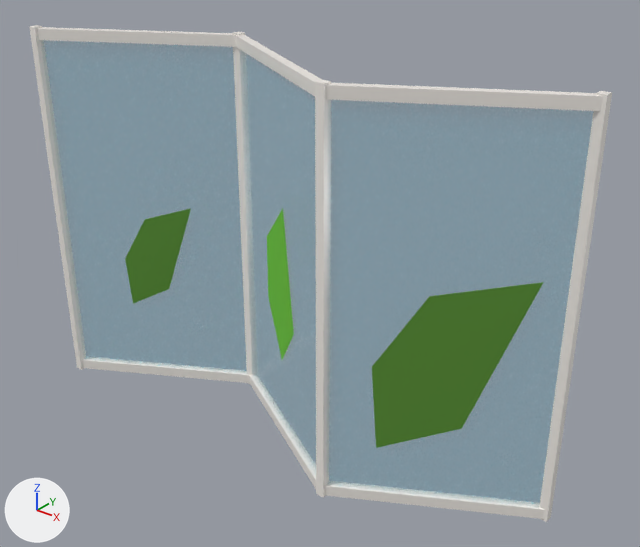
What one commit did to the glTF model assets/environments/frutiger_aero/props/glass_partition.glb.
Both versions are drawn from a 50 mm lens placed at (3.22, -3.65, 3.53), pointed at (0.2, 0.13, 1.19). The axes (+X, +Y, +Z) are drawn at lower left. The lights are the same throughout. The older version comes first. Vertices at exactly the same position are counted once.

The first picture shows 'frutiger_aero_glass_partition'.
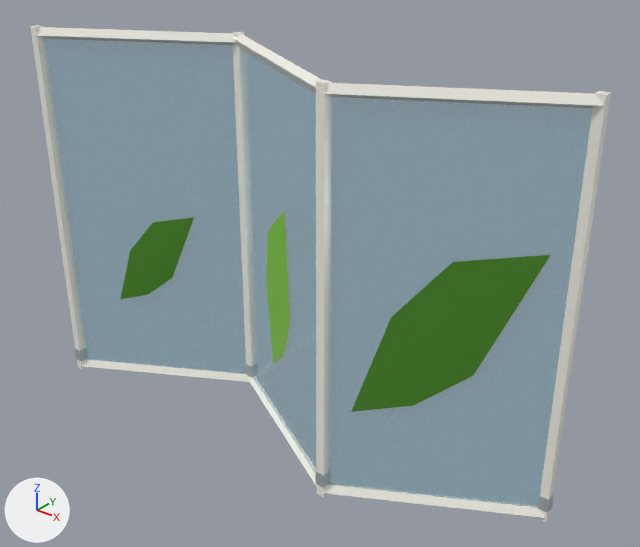
Pixel boxes [x1, y1, x2, y2] of what changed, in the pictures (640 x 547 px; the box of a moved part takes in the faces that stretch with it):
'frutiger_aero_glass_partition', reshaped
    before: [29, 25, 612, 522]
    after: [30, 25, 611, 522]
part 1 of me_frutiger_aero_glass_partition, added
    after: [74, 348, 88, 361]
part 2 of me_frutiger_aero_glass_partition, added
    after: [245, 363, 258, 377]
part 3 of me_frutiger_aero_glass_partition, added
    after: [316, 470, 330, 488]
part 4 of me_frutiger_aero_glass_partition, added
    after: [537, 494, 554, 513]
part 5 of me_frutiger_aero_glass_partition, rebuilt (64% narrower, 85% shorter)
    before: [82, 356, 545, 519]
    after: [82, 359, 249, 382]
part 6 of me_frutiger_aero_glass_partition, rebuilt (50% narrower, 69% shorter)
    before: [36, 27, 603, 111]
    after: [322, 83, 603, 108]
part 7 of me_frutiger_aero_glass_partition, rebuilt (16% wider)
    before: [372, 282, 544, 448]
    after: [351, 255, 550, 412]
part 8 of me_frutiger_aero_glass_partition, rebuilt (12% wider, 13% shorter)
    before: [125, 209, 191, 303]
    after: [120, 217, 194, 299]
part 9 of me_frutiger_aero_glass_partition, rebuilt (11% narrower)
    before: [267, 208, 294, 360]
    after: [266, 211, 290, 364]
part 10 of me_frutiger_aero_glass_partition, moved or reshaped
    before: [29, 25, 612, 522]
    after: [30, 25, 611, 522]

The change, as a diff of the scene's bpy script:
```diff
--- a/assets/environments/frutiger_aero/props/glass_partition.glb.py
+++ b/assets/environments/frutiger_aero/props/glass_partition.glb.py
@@ mat_cyan_architectural_glass__17 @@
+mat_cyan_architectural_glass__17 = bpy.data.materials.new('Cyan architectural glass .17')
+# uses the picture img_aero_palette
@@ me_frutiger_aero_glass_partition @@
-me_frutiger_aero_glass_partition.from_pydata(...)  # 139 vertices, 222 faces; spans x -1.75..1.75, y -0.35..0.35, z 0.0..2.5
-me_frutiger_aero_glass_partition.materials.append(mat_aero_ceramic)
-me_frutiger_aero_glass_partition.materials.append(mat_aero_leaf)
-me_frutiger_aero_glass_partition.materials.append(mat_aero_glass)
+me_frutiger_aero_glass_partition.from_pydata(...)  # 160 vertices, 240 faces; spans x -1.75..1.75, y -0.35..0.35, z 0.0..2.5
+# me_frutiger_aero_glass_partition part 1: a new loose piece, a box spanning x -1.748..-1.685, y -0.346..-0.284, z 0.075..0.165, in mat_brushed_aluminum (picture img_aero_palette)
+# me_frutiger_aero_glass_partition part 2: a new loose piece, a box spanning x -0.61..-0.547, y 0.284..0.346, z 0.075..0.165, in mat_brushed_aluminum (picture img_aero_palette)
+# me_frutiger_aero_glass_partition part 3: a new loose piece, a box spanning x 0.547..0.61, y -0.346..-0.284, z 0.075..0.165, in mat_brushed_aluminum (picture img_aero_palette)
+# me_frutiger_aero_glass_partition part 4: a new loose piece, a box spanning x 1.685..1.748, y 0.284..0.346, z 0.075..0.165, in mat_brushed_aluminum (picture img_aero_palette)
+# me_frutiger_aero_glass_partition part 5: the loose piece of 28 vertices spanning x -1.73..1.73, y -0.34..0.34, z 0.01..0.08 is rebuilt with 8 vertices and now spans x -1.73..-0.56, y -0.35..0.35, z 0.0..0.08, in mat_ceramic___warm_white (picture img_aero_palette)
+# me_frutiger_aero_glass_partition part 6: the loose piece of 28 vertices spanning x -1.73..1.73, y -0.34..0.34, z 2.42..2.49 is rebuilt with 8 vertices and now spans x 0.56..1.73, y -0.35..0.35, z 2.42..2.5, in mat_ceramic___warm_white (picture img_aero_palette)
+# me_frutiger_aero_glass_partition part 7: the loose piece of 7 vertices spanning x 0.83..1.58, y -0.19..0.23, z 0.38..1.52 is rebuilt with 8 vertices and now spans x 0.73..1.6, y -0.25..0.23, z 0.62..1.68, in mat_folded_botanical_foliage (picture img_aero_palette)
+# me_frutiger_aero_glass_partition part 8: the loose piece of 7 vertices spanning x -1.34..-0.9, y -0.12..0.13, z 0.58..1.34 is rebuilt with 8 vertices and now spans x -1.39..-0.87, y -0.16..0.13, z 0.61..1.28, in mat_folded_botanical_foliage (picture img_aero_palette)
+# me_frutiger_aero_glass_partition part 9: the loose piece of 7 vertices spanning x -0.2..0.2, y -0.12..0.1, z 0.57..1.64 is rebuilt with 8 vertices and now spans x -0.21..0.16, y -0.11..0.09, z 0.46..1.64, in mat_fresh_lime_inlay (picture img_aero_palette)
+# me_frutiger_aero_glass_partition part 10
+# 40 vertices are removed from x -1.75..1.75, y -0.35..0.35, z 0.0..2.5
+# 92 faces are deleted
+# 3 vertices move within x -0.58..0.58, y -0.31..0.31, z 0.08..2.42
+# 42 vertices are added at x -1.74..1.74, y -0.35..0.35, z 0.0..2.5
+# 6 new vertices lie (0.0, -0.05, 0.0) away from vertices in x -1.69..0.61, y -0.29, z 0.0..2.5
+# 6 new vertices lie (0.0, 0.05, 0.0) away from vertices in x -0.61..1.69, y 0.29, z 0.0..2.5
+# 12 new vertices lie (1.14, 0.63, 0.0) away from vertices in x -1.72..0.58, y -0.35..-0.28, z 0.0..2.5
+# 92 new faces join them, mat_ceramic___warm_white (picture img_aero_palette)
+# 36 new faces join them, mat_cyan_architectural_glass__17
+me_frutiger_aero_glass_partition.materials.append(mat_ceramic___warm_white)  # picture img_aero_palette
+me_frutiger_aero_glass_partition.materials.append(mat_cyan_architectural_glass__17)
+me_frutiger_aero_glass_partition.materials.append(mat_folded_botanical_foliage)  # picture img_aero_palette
+me_frutiger_aero_glass_partition.materials.append(mat_fresh_lime_inlay)  # picture img_aero_palette
+me_frutiger_aero_glass_partition.materials.append(mat_brushed_aluminum)  # picture img_aero_palette
```
